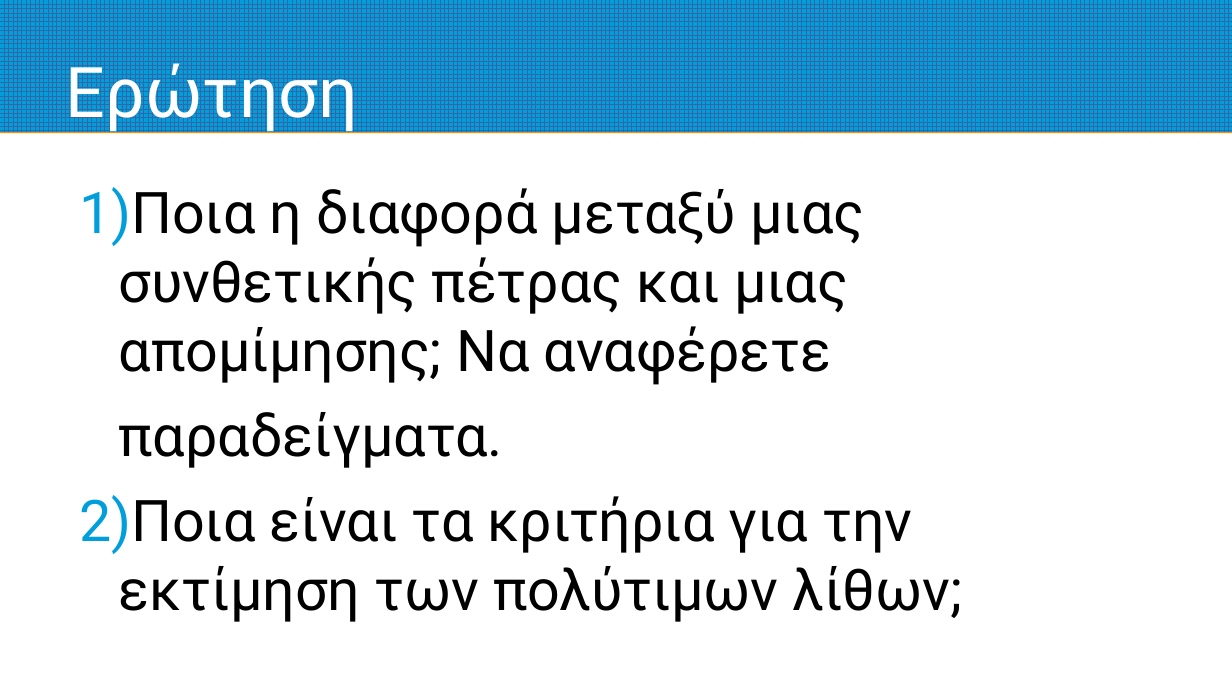
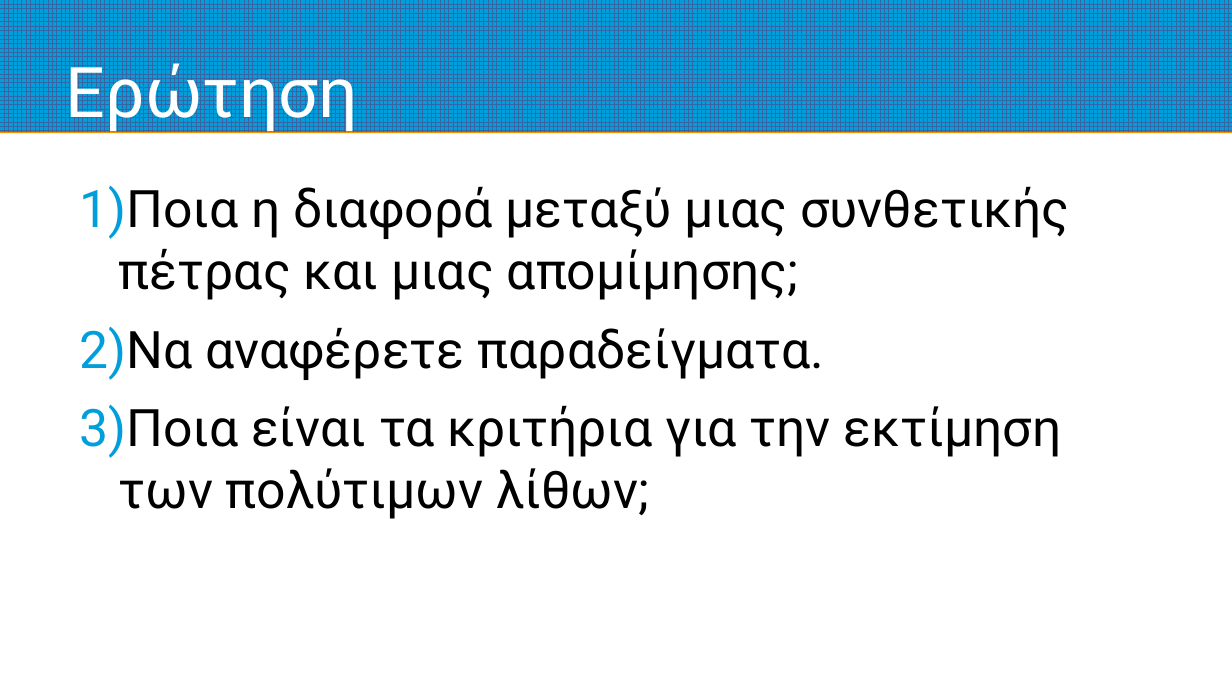
Before and after one commit to nickaiva/epas, a slide deck: slide 30 of preciousStones.odp (slide 29 before the commit). Drawn at 1232x693 pixels with LibreOffice and Linux fonts; fonts in the diff are those of the drawing. Boxes give left, top, right and bottom in pixels: in the first picture for what was removed or moved away, otherwise in the second. Text is boxed around its words. In the diff, an @@ line names an element or a change of style, - is before the commit and + after.

```diff
--- a/preciousStones.odp
+++ b/preciousStones.odp
@@ text at (x1=79, y1=186, x2=1069, y2=380): text changed; size 37 to 33.3 pt @@
-1) Ποια η διαφορά μεταξύ μιας συνθετικής πέτρας και μιας απομίμησης; Να αναφέρετε
-παραδείγματα.
+1) Ποια η διαφορά μεταξύ μιας συνθετικής πέτρας και μιας απομίμησης;
+2) Να αναφέρετε παραδείγματα.
@@ text at (x1=79, y1=405, x2=1062, y2=519): size 37 to 33.3 pt in "Ποια είναι τα κριτήρια για την εκτίμηση ..." @@
```
Also in this commit, not shown: 2 other slides changed, 1 other file.
